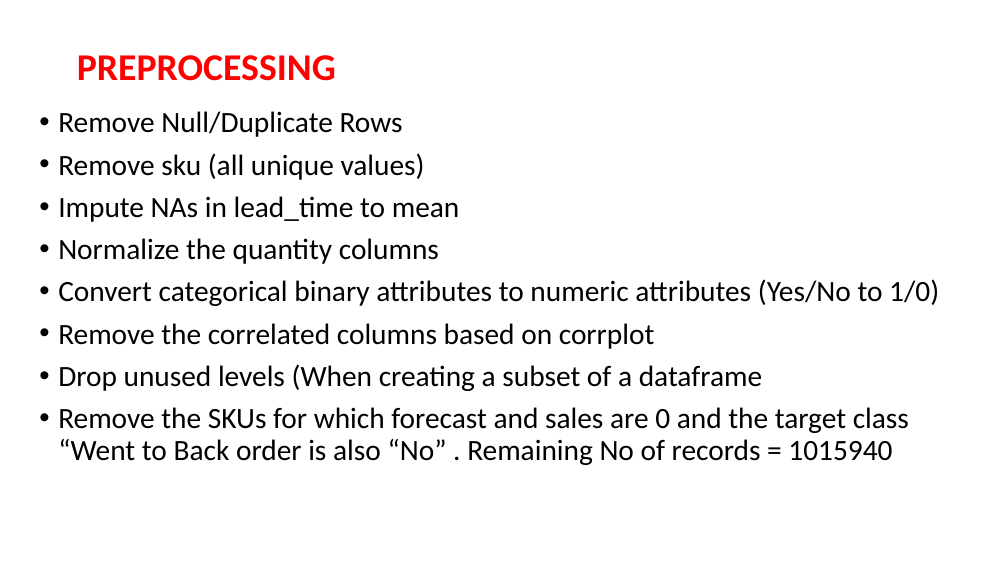
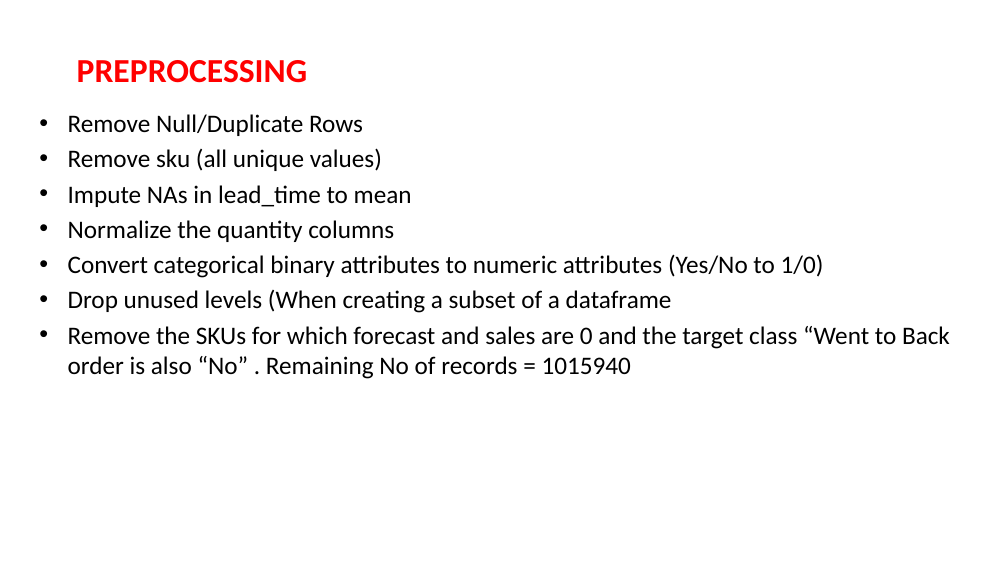
Before and after one commit to Souvik-karmakar/Inventory-Management-Project, a slide deck: slide 6 of INVENTORY MANAGEMENTppt.pptx (slide 5 before the commit). Drawn at 1008x567 pixels with LibreOffice and Linux fonts; fonts in the diff are those of the drawing; background and template pictures are left out. Boxes give left, top, right and bottom in pixels: in the first picture for what was removed or moved away, otherwise in the second. Text is boxed around its words. In the diff, an @@ line names an element or a change of style, - is before the commit and + after.

```diff
--- a/INVENTORY MANAGEMENTppt.pptx
+++ b/INVENTORY MANAGEMENTppt.pptx
@@ title "PREPROCESSING" at (77, 60, 307, 83): size 36 to 32 pt; line spacing 0.9 to 1 @@
@@ text "Remove Null/Duplicate Rows" at (68, 114, 950, 379): size 28 to 24 pt; indent changed; line spacing 0.9 to 1; less space between paragraphs @@
@@ text at (58, 323, 655, 349): paragraph removed @@
-• Remove the correlated columns based on corrplot
```
Also in this commit, not shown: 4 other slides changed, 10 slides added.
